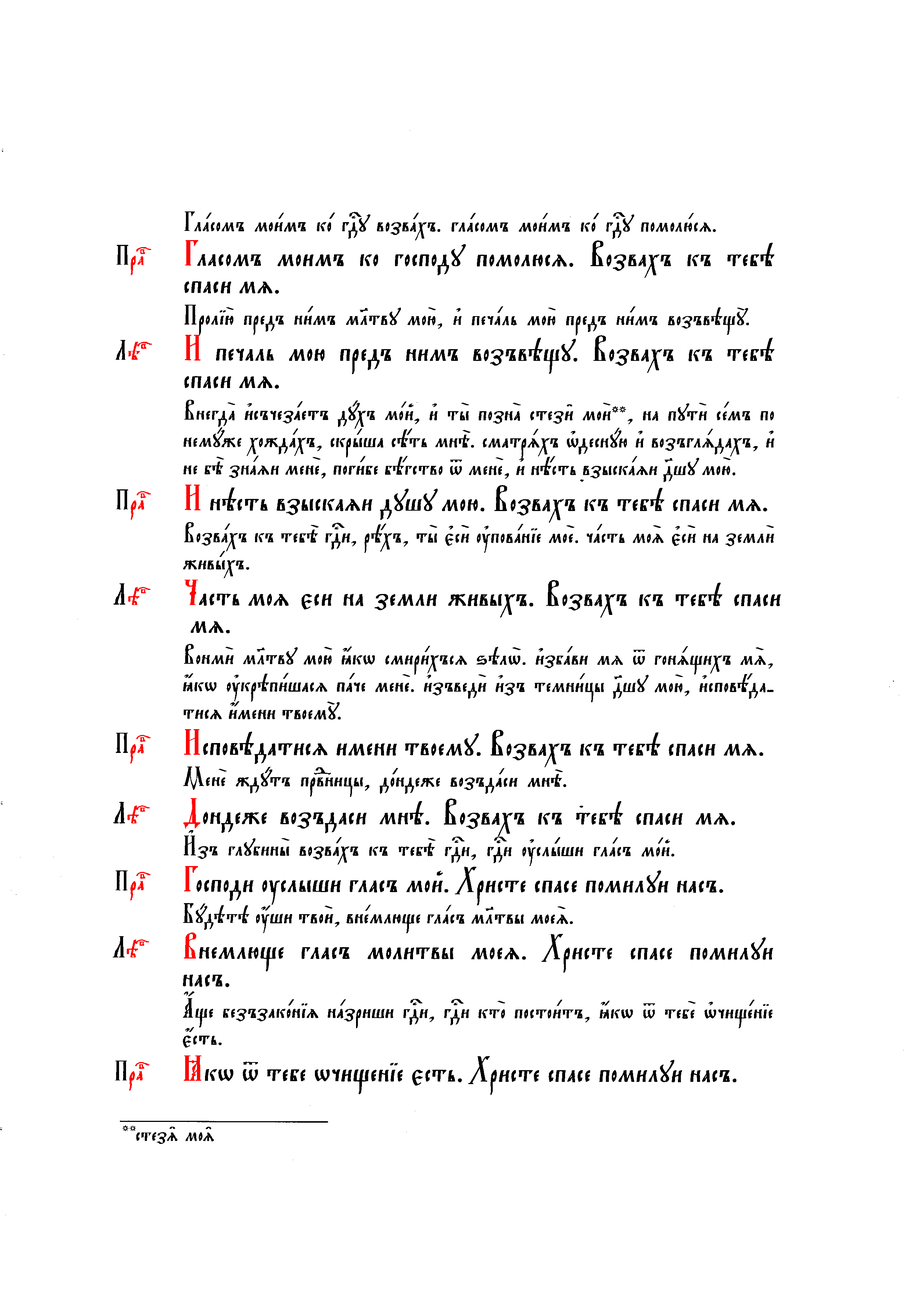
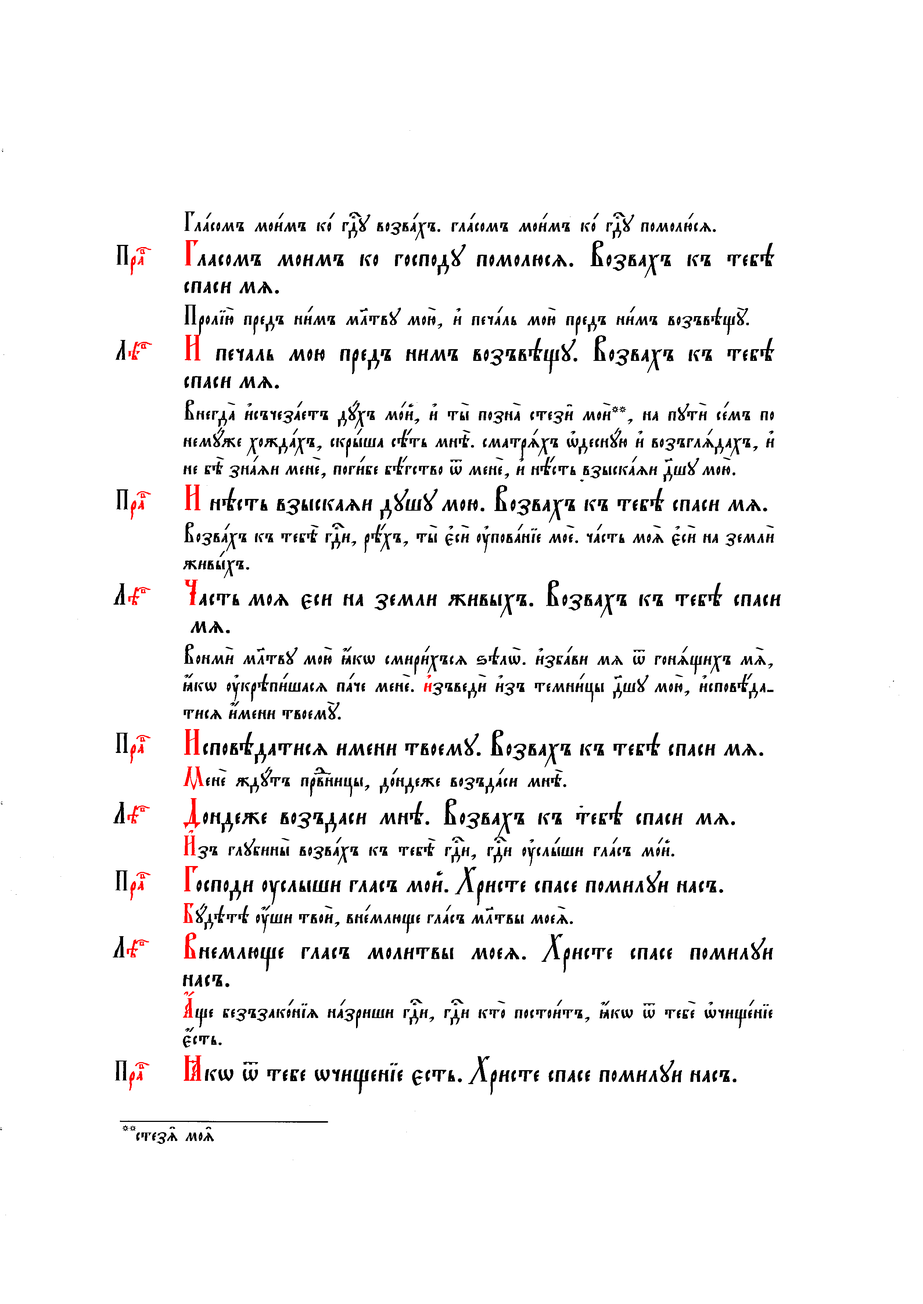
Revision of a layered 923 x 1304 image; what changed, layer by layer:
painted on "Червила" over [182, 673, 432, 1018]
painted on "Чернила" over [182, 673, 432, 1018]
